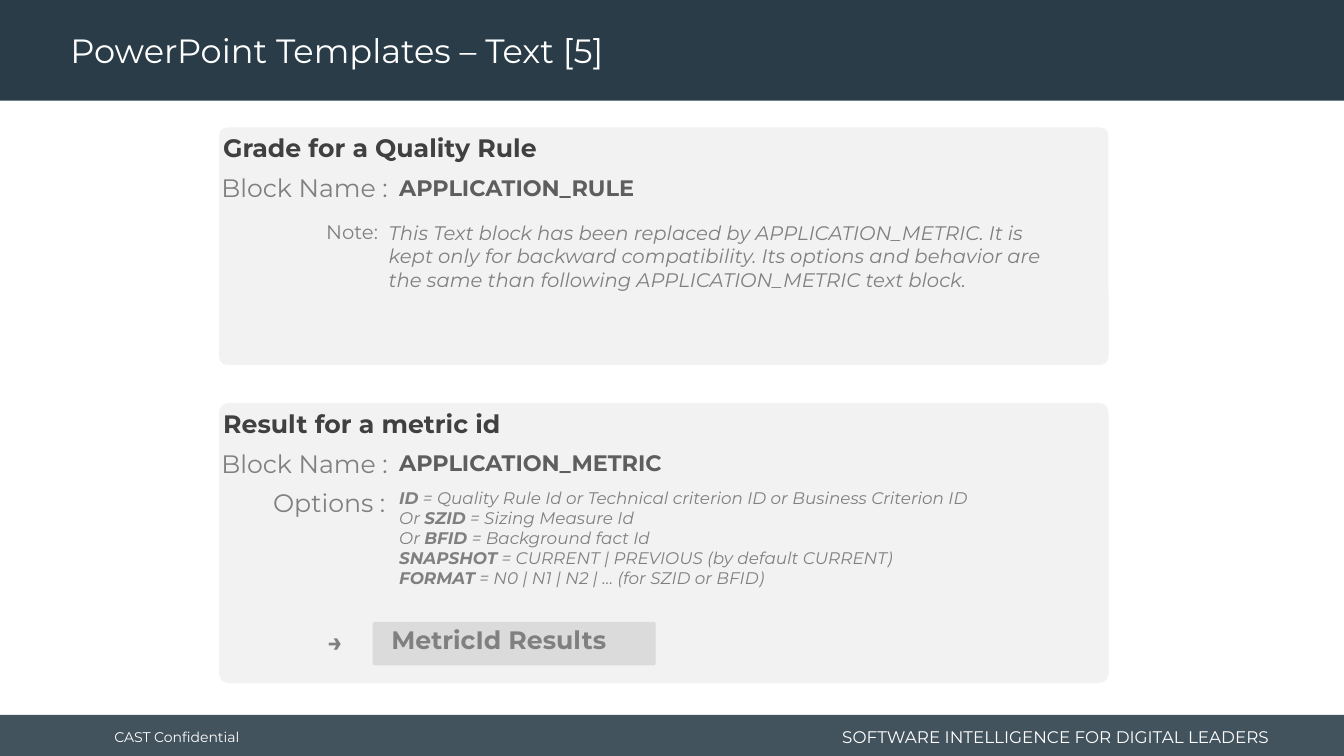
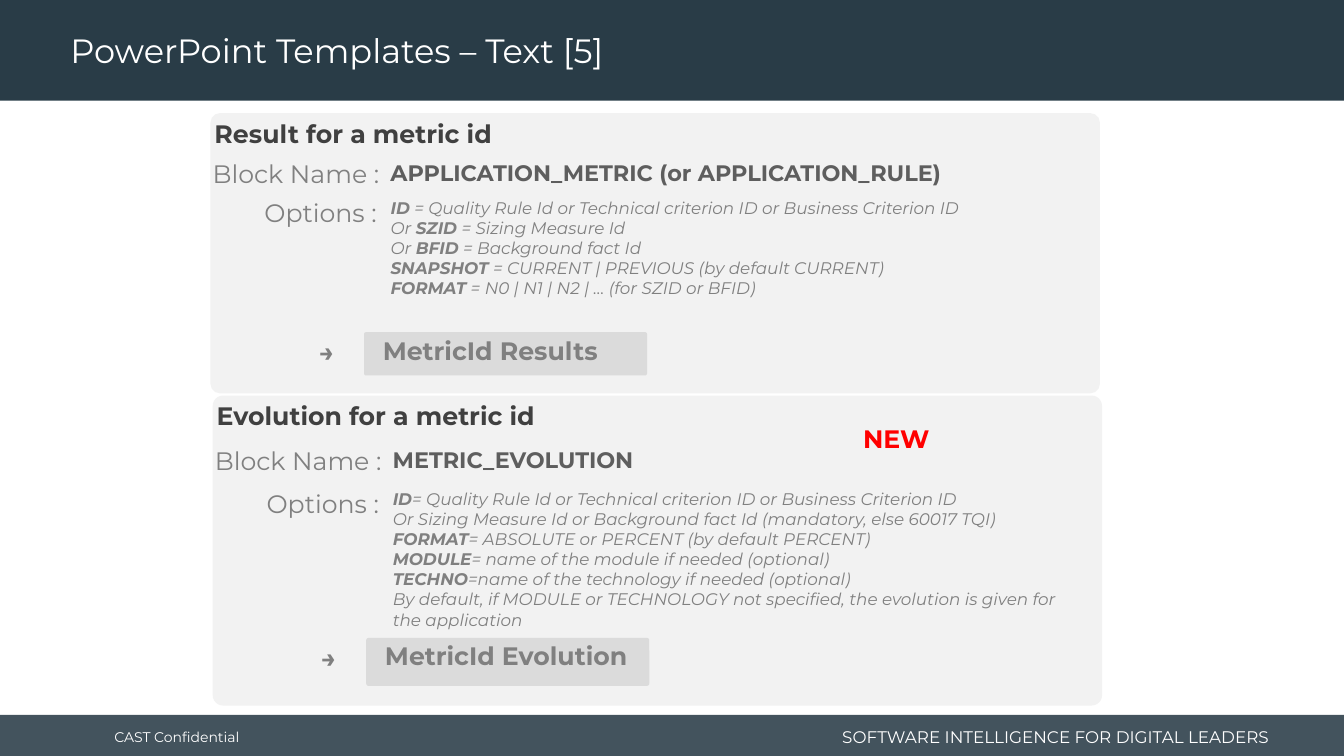
Before and after one commit to CAST-projects/CAST-ReportGenerator, a slide deck: slide 14 of CastReporting.Reporting.Core/Templates/zh-CN/Application/Component library/1- Powerpoint-components-library.pptx. Drawn at 1344x756 pixels with LibreOffice and Linux fonts; fonts in the diff are those of the drawing; background and template pictures are left out. Boxes give left, top, right and bottom in pixels: in the first picture for what was removed or moved away, otherwise in the second. Text is boxed around its words. In the diff, an @@ line names an element or a change of style, - is before the commit and + after.

Commit message:
REPORTGEN-782: add MODULE and TECHNO options, update library reports

```diff
--- a/CastReporting.Reporting.Core/Templates/zh-CN/Application/Component library/1- Powerpoint-components-library.pptx
+++ b/CastReporting.Reporting.Core/Templates/zh-CN/Application/Component library/1- Powerpoint-components-library.pptx
@@ rounded rectangle: place and size @@
-rounded rectangle at (219, 127, 1108, 365)
+rounded rectangle at (211, 113, 1100, 393)
@@ text at (214, 123, 492, 143): text changed @@
-Grade for a Quality Rule
+Result for a metric id
@@ text "Block Name :": place and size @@
-text "Block Name :" at (221, 178, 376, 197)
+text "Block Name :" at (213, 164, 367, 183)
@@ text at (390, 164, 941, 186): text changed @@
-APPLICATION_RULE
+APPLICATION_METRIC (or APPLICATION_RULE)
@@ text removed at (326, 225, 378, 239) @@
-Note:
@@ text removed at (389, 225, 1040, 291) @@
-This Text block has been replaced by APPLICATION_METRIC. It is kept only for backward compatibility. Its options and behavior are the same than following APPLICATION_METRIC text block.
@@ group added at (264, 201, 936, 376): 4 texts, 1 rounded rectangle @@
+→
+ID = Quality Rule Id or Technical criterion ID or Business Criterion ID
+Or SZID = Sizing Measure Id
+Or BFID = Background fact Id
+SNAPSHOT = CURRENT | PREVIOUS (by default CURRENT)
+FORMAT = N0 | N1 | N2 | … (for SZID or BFID)
+Options :
+MetricId Results
@@ rounded rectangle: place and size @@
-rounded rectangle at (219, 403, 1108, 684)
+rounded rectangle at (213, 395, 1102, 706)
@@ text at (217, 405, 535, 425): text changed @@
-Result for a metric id
+Evolution for a metric id
@@ text "Block Name :": place and size @@
-text "Block Name :" at (221, 454, 376, 473)
+text "Block Name :" at (215, 451, 369, 470)
@@ text added at (863, 430, 929, 448), 18 pt, text #FF0000, bold @@
+NEW
@@ text at (393, 452, 634, 470): text changed @@
-APPLICATION_METRIC
+METRIC_EVOLUTION
@@ text "Options :": place and size @@
-text "Options :" at (273, 493, 373, 517)
+text "Options :" at (267, 494, 367, 518)
@@ text at (393, 492, 1056, 629): text changed @@
-ID = Quality Rule Id or Technical criterion ID or Business Criterion ID
-Or SZID = Sizing Measure Id
-Or BFID = Background fact Id
-SNAPSHOT = CURRENT | PREVIOUS (by default CURRENT)
-FORMAT = N0 | N1 | N2 | … (for SZID or BFID)
+ID= Quality Rule Id or Technical criterion ID or Business Criterion ID
+Or Sizing Measure Id or Background fact Id (mandatory, else 60017 TQI)
+FORMAT= ABSOLUTE or PERCENT (by default PERCENT)
+MODULE= name of the module if needed (optional)
+TECHNO=name of the technology if needed (optional)
+By default, if MODULE or TECHNOLOGY not specified, the evolution is given for the application
@@ text "→" rewrapped from (318, 621, 366, 665) to (312, 637, 360, 686) @@
@@ rounded rectangle: place and size @@
-rounded rectangle at (373, 622, 656, 665)
+rounded rectangle at (366, 638, 649, 687)
@@ text at (385, 645, 627, 665): text changed @@
-MetricId Results
+MetricId Evolution
```
Also in this commit, not shown: 7 other slides changed, 10 other files.
